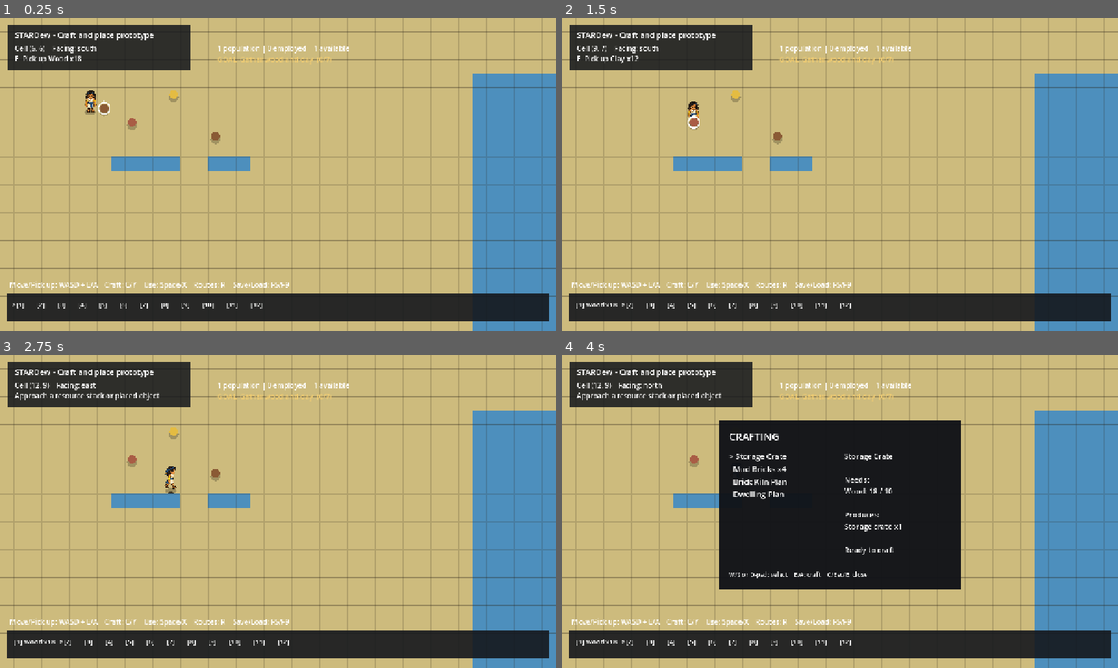
Above: before the commit, frames 1-4 (two rows, left to right).
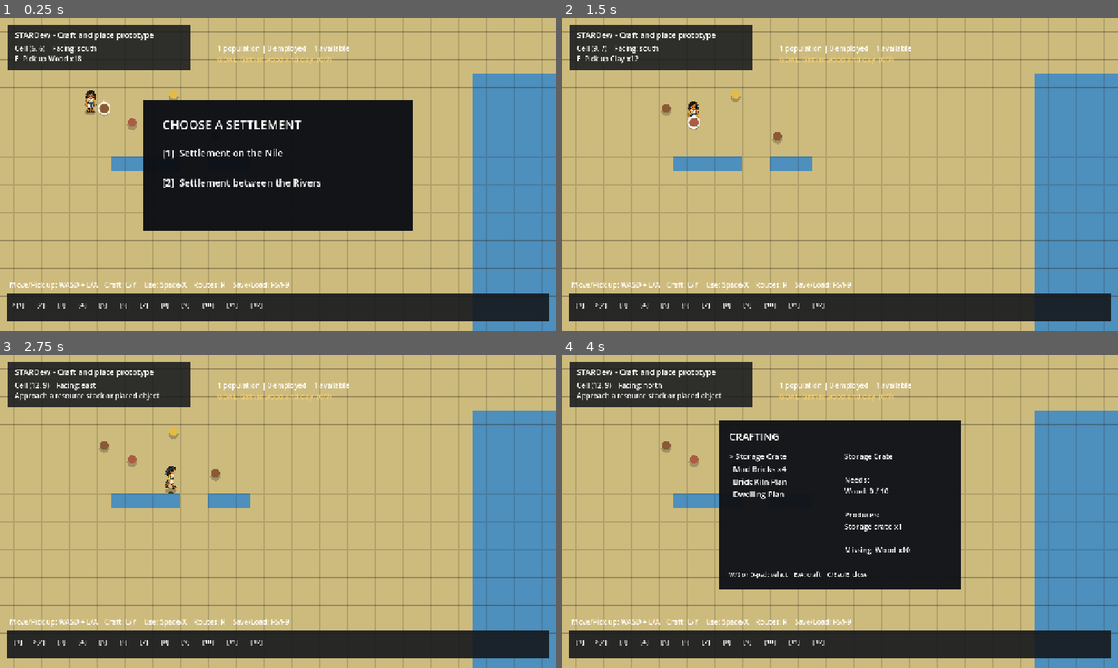
Above: after the commit, the same moments.

Repository: danisanchezcrespo/stardew
Game: Godot game, scene res://main.tscn
Two runs of this game, one before a commit and one after it. Both use one fixed random seed, a clock stepped at 60 frames per second and the inputs below.
Inputs (mouse positions are in pixels of both pictures, inside the frame that each line leads up to):
- Up to frame 1 (0.25 s): no input
- Up to frame 2 (1.5 s): tap Enter at 0.5 s; move the mouse to (962, 158) at 0.52 s; hold D (move_right) 0.53-1.28 s; hold 1 (quick_slot_1) 0.53-1.28 s; click (962, 158) at 0.67 s; tap 2 (quick_slot_2) at 0.8, 1.35 s; move the mouse to (728, 190) at 1.27 s; hold S (menu_down) from 1.28 s (still down)
- Up to frame 3 (2.75 s): tap 1 (quick_slot_1) at 1.55 s; move the mouse to (333, 442) at 2.02 s; release S (menu_down) at 2.03 s; hold D (move_right) from 2.03 s (still down); hold E (interact) from 2.03 s (still down); tap 2 (quick_slot_2) at 2.3 s
- Up to frame 4 (4 s): move the mouse to (812, 574) at 2.77 s; release D (move_right) at 2.78 s; release E (interact) at 2.78 s; hold W (menu_up) 2.78-3.53 s; tap C (open_crafting) at 2.85 s; click (812, 574) at 2.92 s; tap 1 (quick_slot_1) at 3.05 s; tap Space (use_selected) at 3.5 s; move the mouse to (1006, 558) at 3.52 s; hold A (move_left) from 3.53 s (still down); hold F (quick_next) from 3.53 s (still down); tap 2 (quick_slot_2) at 3.8 s

The runs differ from the first frame. In frame 1, 20% of the frame differs, in the area x 25-75%, y 26-68%; in frame 2, 0.4%; in frame 3, 0.4%; in frame 4, 0.5%.

Commit message:
Add data-driven physical scenarios

Diff:
--- a/godot/gameplay/main_game.gd
+++ b/godot/gameplay/main_game.gd
@@ -14,6 +14,7 @@
 const ConstructionSiteType = preload("res://world/construction/construction_site.gd")
 const EgyptCampaignType = preload("res://world/progression/egypt_campaign.gd")
 const PhysicalSaveCodecType = preload("res://world/persistence/physical_save_codec.gd")
+const PhysicalScenarioType = preload("res://world/scenario/physical_scenario.gd")
 const PhysicalMachineType = preload("res://world/machines/physical_machine.gd")
 const PhysicalRouteType = preload("res://world/logistics/physical_route.gd")
 const PhysicalWorkforceType = preload("res://world/population/physical_workforce.gd")
@@ -21,8 +22,6 @@
 const CELL_SIZE := 32
 const WORLD_SIZE := Vector2i(50, 30)
 const WORLD_PIXELS := Vector2(WORLD_SIZE * CELL_SIZE)
-const SAND := Color("#cdbb7d")
-const WATER := Color("#4d8fbd")
 const GRID_LINE := Color(0.16, 0.14, 0.10, 0.18)
 const INTERACTION_REACH_PX := 40.0
 const PLACEMENT_RANGE_CELLS := 4.0
@@ -70,9 +69,22 @@
 var campaign: Variant
 var objective_label: Label
 var physical_save: Variant
+@export_file("*.json") var scenario_path := "res://scenarios/physical/ancient_egypt.json"
+var scenario: Variant
+var sand_color := Color("#cdbb7d")
+var water_color := Color("#4d8fbd")
+var scenario_panel: Control
+var scenario_select_open := false
 
 
 func _ready() -> void:
+	scenario = PhysicalScenarioType.new()
+	if not PhysicalScenarioType.requested_path.is_empty():
+		scenario_path = PhysicalScenarioType.requested_path
+		PhysicalScenarioType.requested_path = ""
+	assert(scenario.load_from_path(scenario_path) == OK, "Physical scenario must load")
+	sand_color = scenario.sand_color
+	water_color = scenario.water_color
 	workforce = PhysicalWorkforceType.new()
 	campaign = EgyptCampaignType.new()
 	physical_save = PhysicalSaveCodecType.new()
@@ -81,6 +93,8 @@
 	_build_player()
 	_build_items()
 	_build_hud()
+	if DisplayServer.get_name() != "headless":
+		set_scenario_select_open(true)
 	if PhysicalSaveCodecType.pending_reload:
 		PhysicalSaveCodecType.pending_reload = false
 		physical_save.load_from_path(self, "user://physical_save.json")
@@ -111,6 +125,12 @@
 
 
 func _unhandled_input(event: InputEvent) -> void:
+	if scenario_select_open:
+		if event.is_action_pressed("quick_slot_1"):
+			select_scenario("res://scenarios/physical/ancient_egypt.json")
+		elif event.is_action_pressed("quick_slot_2"):
+			select_scenario("res://scenarios/physical/mesopotamia.json")
+		return
 	if event.is_action_pressed("save_game"):
 		var result: Error = physical_save.save_to_path(self, "user://physical_save.json")
 		interaction_label.text = "Game saved" if result == OK else "Save failed"
@@ -192,13 +212,12 @@
 
 func _build_terrain() -> void:
 	world_grid = WorldGridType.new(WORLD_SIZE, "sand")
-	for y in range(4, 26):
-		for x in range(34, 40):
-			water_cells[Vector2i(x, y)] = true
-	for x in range(8, 18):
-		water_cells[Vector2i(x, 10)] = true
-	water_cells.erase(Vector2i(13, 10))
-	water_cells.erase(Vector2i(14, 10))
+	for values: Array in scenario.water_rects:
+		for y in range(int(values[1]), int(values[1]) + int(values[3])):
+			for x in range(int(values[0]), int(values[0]) + int(values[2])):
+				water_cells[Vector2i(x, y)] = true
+	for gap: Vector2i in scenario.water_gaps:
+		water_cells.erase(gap)
 	for cell: Vector2i in water_cells:
 		world_grid.set_terrain(cell, "water")
 		_add_static_rect(Vector2(cell * CELL_SIZE) + Vector2.ONE * 16.0, Vector2.ONE * CELL_SIZE, "Water")
@@ -246,10 +265,8 @@
 	placement_registry = DefinitionRegistryType.new()
 	result = placement_registry.load_from_path("res://world/placeables.json")
 	assert(result == OK, "Placeable definitions must load: %s" % str(placement_registry.errors))
-	_spawn_pickup("pickup-wood-1", "wood", 18, Vector2(7.5, 6.5) * CELL_SIZE)
-	_spawn_pickup("pickup-clay-1", "clay", 12, Vector2(9.5, 7.5) * CELL_SIZE)
-	_spawn_pickup("pickup-grain-1", "grain", 25, Vector2(12.5, 5.5) * CELL_SIZE)
-	_spawn_pickup("pickup-wood-2", "wood", 42, Vector2(15.5, 8.5) * CELL_SIZE)
+	for pickup: Dictionary in scenario.pickups:
+		_spawn_pickup(str(pickup.id), str(pickup.item), int(pickup.amount), Vector2(float(pickup.cell[0]), float(pickup.cell[1])) * CELL_SIZE)
 
 
 func _spawn_pickup(stable_id: String, item_id: String, amount: int, world_position: Vector2) -> Variant:
@@ -307,6 +324,7 @@
 	_update_inventory_hud()
 	_build_crafting_panel(layer)
 	_build_storage_panel(layer)
+	_build_scenario_panel(layer)
 	var help := Label.new()
 	help.set_anchors_preset(Control.PRESET_BOTTOM_LEFT)
 	help.position = Vector2(22, -118)
@@ -314,6 +332,41 @@
 	help.add_theme_color_override("font_color", Color.WHITE)
 	help.add_theme_font_size_override("font_size", 16)
 	layer.add_child(help)
+
+
+func _build_scenario_panel(layer: CanvasLayer) -> void:
+	scenario_panel = ColorRect.new()
+	scenario_panel.position = Vector2(330, 190)
+	scenario_panel.size = Vector2(620, 300)
+	scenario_panel.color = Color(0.05, 0.06, 0.08, 0.97)
+	scenario_panel.visible = false
+	layer.add_child(scenario_panel)
+	var title := Label.new()
+	title.position = Vector2(44, 36)
+	title.text = "CHOOSE A SETTLEMENT"
+	title.add_theme_font_size_override("font_size", 28)
+	scenario_panel.add_child(title)
+	var options := Label.new()
+	options.position = Vector2(44, 105)
+	options.text = "[1]  Settlement on the Nile\n\n[2]  Settlement between the Rivers"
+	options.add_theme_font_size_override("font_size", 22)
+	scenario_panel.add_child(options)
+
+
+func set_scenario_select_open(value: bool) -> void:
+	scenario_select_open = value
+	if scenario_panel != null: scenario_panel.visible = value
+	if player != null:
+		player.movement_enabled = not value
+		player.velocity = Vector2.ZERO
+
+
+func select_scenario(path: String) -> void:
+	if path == scenario_path:
+		set_scenario_select_open(false)
+		return
+	PhysicalScenarioType.requested_path = path
+	get_tree().reload_current_scene()
 
 
 func _build_crafting_panel(layer: CanvasLayer) -> void:
@@ -907,7 +960,7 @@
 		for x in range(WORLD_SIZE.x):
 			var cell := Vector2i(x, y)
 			var rect := Rect2(Vector2(cell * CELL_SIZE), Vector2.ONE * CELL_SIZE)
-			draw_rect(rect, WATER if water_cells.has(cell) else SAND)
+			draw_rect(rect, water_color if water_cells.has(cell) else sand_color)
 			draw_rect(rect, GRID_LINE, false, 1.0)
 	if world_grid != null:
 		for placed: Variant in world_grid.entities_by_id.values():
--- /dev/null
+++ b/godot/scenarios/physical/ancient_egypt.json
@@ -0,0 +1,13 @@
+{
+  "id": "ancient_egypt",
+  "label": "Settlement on the Nile",
+  "palette": {"ground": "#cdbb7d", "water": "#4d8fbd"},
+  "water_rects": [[34, 4, 6, 22], [8, 10, 10, 1]],
+  "water_gaps": [[13, 10], [14, 10]],
+  "pickups": [
+    {"id": "pickup-wood-1", "item": "wood", "amount": 18, "cell": [7.5, 6.5]},
+    {"id": "pickup-clay-1", "item": "clay", "amount": 12, "cell": [9.5, 7.5]},
+    {"id": "pickup-grain-1", "item": "grain", "amount": 25, "cell": [12.5, 5.5]},
+    {"id": "pickup-wood-2", "item": "wood", "amount": 42, "cell": [15.5, 8.5]}
+  ]
+}
--- /dev/null
+++ b/godot/scenarios/physical/mesopotamia.json
@@ -0,0 +1,12 @@
+{
+  "id": "mesopotamia",
+  "label": "Settlement between the Rivers",
+  "palette": {"ground": "#bfa36a", "water": "#3f83a6"},
+  "water_rects": [[5, 3, 4, 24], [39, 2, 4, 25]],
+  "water_gaps": [[6, 12], [7, 12], [40, 18], [41, 18]],
+  "pickups": [
+    {"id": "meso-reeds", "item": "wood", "amount": 30, "cell": [11.5, 6.5]},
+    {"id": "meso-clay", "item": "clay", "amount": 24, "cell": [14.5, 9.5]},
+    {"id": "meso-grain", "item": "grain", "amount": 20, "cell": [18.5, 7.5]}
+  ]
+}
--- /dev/null
+++ b/godot/tests/test_long_session.gd
@@ -0,0 +1,35 @@
+extends SceneTree
+
+const MachineType = preload("res://world/machines/physical_machine.gd")
+const RouteType = preload("res://world/logistics/physical_route.gd")
+const InventoryType = preload("res://player/player_inventory.gd")
+const ItemRegistryType = preload("res://items/item_registry.gd")
+
+func _initialize() -> void:
+	var failures: Array[String] = []
+	var registry := ItemRegistryType.new()
+	registry.load_from_path("res://items/items.json")
+	var source := InventoryType.new(registry, 4)
+	var sink := InventoryType.new(registry, 100)
+	var machine := MachineType.new("kiln", {"clay": 2}, {"mud_bricks": 1}, 0.05, registry, 50)
+	machine.max_durability = 100000
+	machine.durability = 100000
+	var inbound := RouteType.new("in", "source", "kiln", 0.01)
+	var outbound := RouteType.new("out", "kiln", "sink", 0.01)
+	source.add("clay", source.capacity_for("clay"))
+	for _tick in range(10000):
+		inbound.process(0.01, source, machine)
+		machine.process(0.01)
+		outbound.process(0.01, machine.output_inventory, sink)
+	_expect(sink.count("mud_bricks") > 0, "Long session should sustain end-to-end production.", failures)
+	_expect(source.count("clay") + machine.input_inventory.count("clay") + sink.count("mud_bricks") * 2 <= 200, "Long session must not create resources from nothing.", failures)
+	_expect(inbound.progress() >= 0.0 and inbound.progress() <= 1.0, "Route progress must stay bounded.", failures)
+	if failures.is_empty():
+		print("PASS: long session")
+		quit(0)
+		return
+	for failure in failures: push_error(failure)
+	quit(1)
+
+func _expect(condition: bool, message: String, failures: Array[String]) -> void:
+	if not condition: failures.append(message)
--- /dev/null
+++ b/godot/tests/test_physical_scenarios.gd
@@ -0,0 +1,23 @@
+extends SceneTree
+
+const ScenarioType = preload("res://world/scenario/physical_scenario.gd")
+
+func _initialize() -> void:
+	var failures: Array[String] = []
+	var egypt := ScenarioType.new()
+	var mesopotamia := ScenarioType.new()
+	_expect(egypt.load_from_path("res://scenarios/physical/ancient_egypt.json") == OK, "Egypt scenario should load.", failures)
+	_expect(mesopotamia.load_from_path("res://scenarios/physical/mesopotamia.json") == OK, "Mesopotamia scenario should load.", failures)
+	_expect(egypt.scenario_id != mesopotamia.scenario_id, "Scenarios need stable distinct IDs.", failures)
+	_expect(egypt.sand_color != mesopotamia.sand_color, "Scenario palette should be data-driven.", failures)
+	_expect(egypt.water_rects != mesopotamia.water_rects, "Scenario geography should be data-driven.", failures)
+	_expect(egypt.pickups[0].id != mesopotamia.pickups[0].id, "Scenario starting resources should be data-driven.", failures)
+	if failures.is_empty():
+		print("PASS: physical scenarios")
+		quit(0)
+		return
+	for failure in failures: push_error(failure)
+	quit(1)
+
+func _expect(condition: bool, message: String, failures: Array[String]) -> void:
+	if not condition: failures.append(message)
--- /dev/null
+++ b/godot/world/scenario/physical_scenario.gd
@@ -0,0 +1,33 @@
+class_name PhysicalScenario
+extends RefCounted
+
+static var requested_path := ""
+
+var scenario_id := ""
+var label := ""
+var sand_color := Color("#cdbb7d")
+var water_color := Color("#4d8fbd")
+var water_rects: Array = []
+var water_gaps: Array[Vector2i] = []
+var pickups: Array = []
+var errors: Array[String] = []
+
+func load_from_path(path: String) -> Error:
+	errors.clear()
+	var file := FileAccess.open(path, FileAccess.READ)
+	if file == null: return FileAccess.get_open_error()
+	var data: Variant = JSON.parse_string(file.get_as_text())
+	if typeof(data) != TYPE_DICTIONARY: return ERR_INVALID_DATA
+	scenario_id = str(data.get("id", ""))
+	label = str(data.get("label", scenario_id))
+	if scenario_id.is_empty(): return ERR_INVALID_DATA
+	var palette: Dictionary = data.get("palette", {})
+	sand_color = Color(str(palette.get("ground", "#cdbb7d")))
+	water_color = Color(str(palette.get("water", "#4d8fbd")))
+	water_rects = data.get("water_rects", []).duplicate(true)
+	water_gaps.clear()
+	for pair: Array in data.get("water_gaps", []): water_gaps.append(Vector2i(int(pair[0]), int(pair[1])))
+	pickups = data.get("pickups", []).duplicate(true)
+	for pickup: Dictionary in pickups:
+		if not pickup.has_all(["id", "item", "amount", "cell"]): return ERR_INVALID_DATA
+	return OK
Not shown, added: godot/tests/test_long_session.gd.uid
Not shown, added: godot/tests/test_physical_scenarios.gd.uid
Not shown, added: godot/world/scenario/physical_scenario.gd.uid
Not shown, added: docs/MILESTONE_15.md
Not shown, changed: godot/tests/README.md
